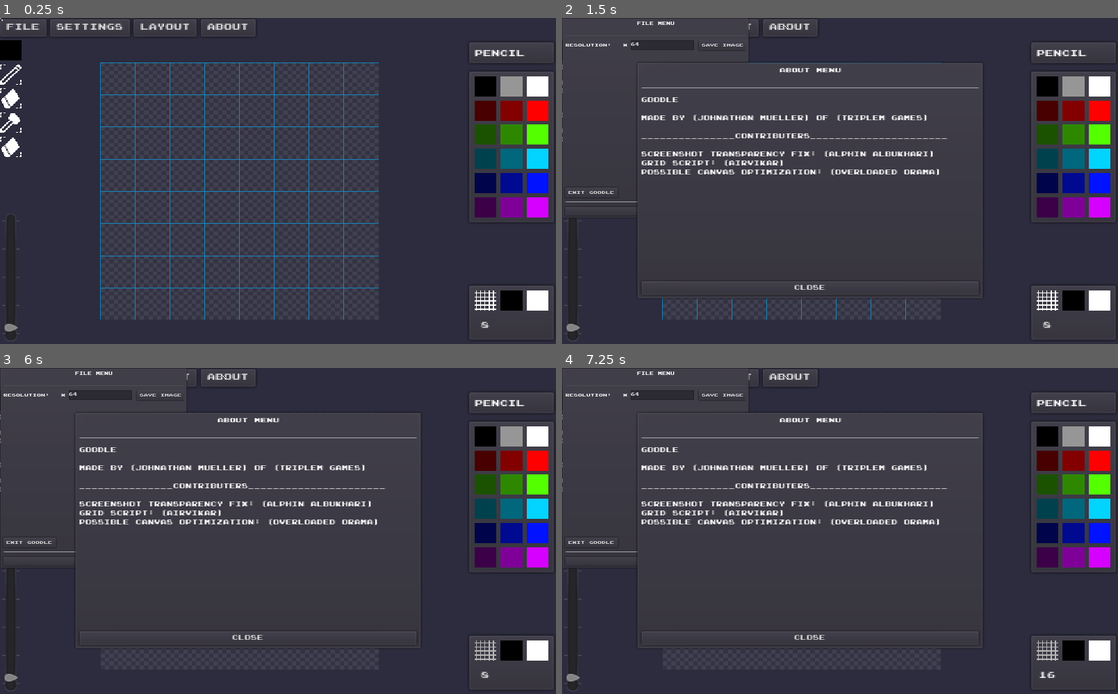
Above: before the commit, frames 1-4 (two rows, left to right).
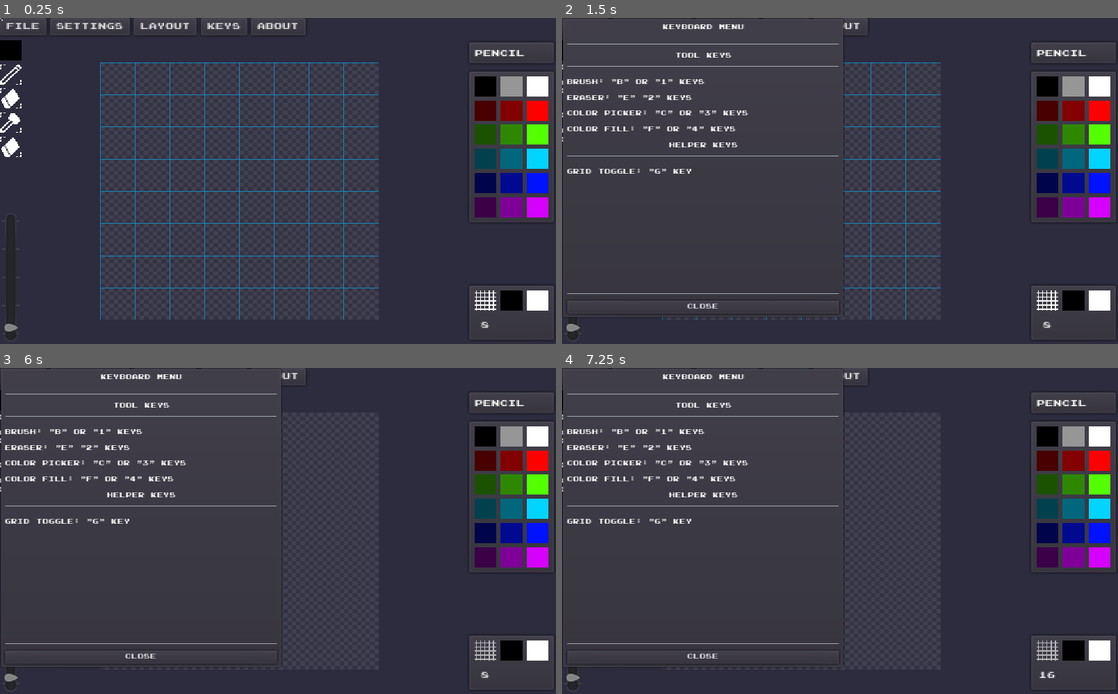
Above: after the commit, the same moments.

Repository: Mainman002/Goodle
Game: Godot game, scene res://Assets/Scenes/MainMenu.tscn
Two runs of this game, one before a commit and one after it. Both use one fixed random seed, a clock stepped at 60 frames per second and the inputs below. The engine's default icon, where the game draws it, is replaced by a stand-in: a white triangle on a blue panel in a dark square.
Inputs (mouse positions are in pixels of both pictures, inside the frame that each line leads up to):
- Up to frame 1 (0.25 s): no input
- Up to frame 2 (1.5 s): click (784, 27) at 0.5 s, where only the run after the commit has a clickable "Keys"; click "File" at 1.25 s
- Up to frame 3 (6 s): click "Layout" at 2 s; click (11, 423) at 2.77 s; click (11, 449) at 3.52 s; click (11, 472) at 4.27 s; click (11, 498) at 5.02 s; click (483, 651) at 5.75 s
- Up to frame 4 (7.25 s): click "8" at 6.5 s

The runs differ from the first frame. In frame 1, 0.7% of the frame differs, in the area x 0-55%, y 0-6%; in frame 2, 5.9%, in the area x 0-76%, y 0-93%; in frame 3, 5.3%; in frame 4, 5.3%.

Commit message:
Add keyboard info panel

Diff:
--- a/Project Files/Assets/Scenes/MainMenu.tscn
+++ b/Project Files/Assets/Scenes/MainMenu.tscn
@@ -110,11 +110,11 @@
 rect_min_size = Vector2( 14.11, 20 )
 
 [node name="TopBarVB1" type="GridContainer" parent="MainVB/TopBar"]
-margin_right = 244.0
-margin_bottom = 19.0
-size_flags_horizontal = 0
-size_flags_vertical = 4
-columns = 4
+margin_right = 512.0
+margin_bottom = 20.0
+size_flags_horizontal = 3
+size_flags_vertical = 5
+columns = 5
 
 [node name="b1" type="Button" parent="MainVB/TopBar/TopBarVB1"]
 margin_right = 44.0
@@ -150,9 +150,21 @@
 script = ExtResource( 3 )
 PanelNode = "LayoutPanel"
 
+[node name="b5" type="Button" parent="MainVB/TopBar/TopBarVB1"]
+margin_left = 192.0
+margin_right = 236.0
+margin_bottom = 19.0
+focus_mode = 0
+custom_fonts/font = ExtResource( 2 )
+action_mode = 0
+enabled_focus_mode = 0
+text = "Keys"
+script = ExtResource( 3 )
+PanelNode = "KeyboardPanel"
+
 [node name="b3" type="Button" parent="MainVB/TopBar/TopBarVB1"]
-margin_left = 192.0
-margin_right = 244.0
+margin_left = 240.0
+margin_right = 292.0
 margin_bottom = 19.0
 focus_mode = 0
 custom_fonts/font = ExtResource( 2 )
@@ -860,6 +872,7 @@
 margin_top = -1.0
 margin_right = 346.0
 margin_bottom = 399.0
+rect_scale = Vector2( 1.5, 1.5 )
 script = ExtResource( 4 )
 __meta__ = {
 "_edit_use_anchors_": false
@@ -1029,6 +1042,7 @@
 margin_top = -1.0
 margin_right = 347.0
 margin_bottom = 398.0
+rect_scale = Vector2( 1.5, 1.5 )
 script = ExtResource( 4 )
 __meta__ = {
 "_edit_use_anchors_": false
@@ -1348,6 +1362,7 @@
 margin_top = -1.0
 margin_right = 347.0
 margin_bottom = 398.0
+rect_scale = Vector2( 1.5, 1.5 )
 script = ExtResource( 4 )
 __meta__ = {
 "_edit_use_anchors_": false
@@ -1513,6 +1528,174 @@
 size_flags_horizontal = 3
 
 [node name="Close" type="Button" parent="LayoutPanel/LayoutVB"]
+margin_top = 366.0
+margin_right = 334.0
+margin_bottom = 385.0
+custom_fonts/font = ExtResource( 2 )
+text = "Close"
+script = ExtResource( 28 )
+
+[node name="KeyboardPanel" type="PanelContainer" parent="."]
+visible = false
+margin_left = -1.0
+margin_top = -1.0
+margin_right = 347.0
+margin_bottom = 398.0
+rect_scale = Vector2( 1.5, 1.5 )
+script = ExtResource( 4 )
+__meta__ = {
+"_edit_use_anchors_": false
+}
+
+[node name="LayoutVB" type="VBoxContainer" parent="KeyboardPanel"]
+margin_left = 7.0
+margin_top = 7.0
+margin_right = 341.0
+margin_bottom = 392.0
+size_flags_horizontal = 3
+size_flags_vertical = 3
+
+[node name="HeaderVB" type="VBoxContainer" parent="KeyboardPanel/LayoutVB"]
+margin_right = 334.0
+margin_bottom = 20.0
+rect_min_size = Vector2( 20, 20 )
+size_flags_horizontal = 3
+
+[node name="Label" type="Label" parent="KeyboardPanel/LayoutVB/HeaderVB"]
+margin_right = 334.0
+margin_bottom = 13.0
+custom_fonts/font = ExtResource( 2 )
+text = "Keyboard Menu"
+align = 1
+valign = 1
+
+[node name="HSeparator" type="HSeparator" parent="KeyboardPanel/LayoutVB"]
+margin_top = 24.0
+margin_right = 334.0
+margin_bottom = 34.0
+rect_min_size = Vector2( 0, 10 )
+size_flags_horizontal = 3
+
+[node name="LayoutSC" type="ScrollContainer" parent="KeyboardPanel/LayoutVB"]
+margin_top = 38.0
+margin_right = 334.0
+margin_bottom = 348.0
+rect_min_size = Vector2( 64, 64 )
+mouse_filter = 2
+size_flags_horizontal = 5
+size_flags_vertical = 3
+scroll_horizontal_enabled = false
+
+[node name="LayoutVB" type="VBoxContainer" parent="KeyboardPanel/LayoutVB/LayoutSC"]
+margin_right = 334.0
+margin_bottom = 310.0
+size_flags_horizontal = 3
+size_flags_vertical = 3
+custom_constants/separation = 10
+
+[node name="Tool Keys" type="VBoxContainer" parent="KeyboardPanel/LayoutVB/LayoutSC/LayoutVB"]
+margin_right = 334.0
+margin_bottom = 27.0
+
+[node name="Label" type="Label" parent="KeyboardPanel/LayoutVB/LayoutSC/LayoutVB/Tool Keys"]
+margin_right = 334.0
+margin_bottom = 13.0
+custom_fonts/font = ExtResource( 2 )
+text = "Tool Keys"
+align = 1
+
+[node name="HSeparator" type="HSeparator" parent="KeyboardPanel/LayoutVB/LayoutSC/LayoutVB/Tool Keys"]
+margin_top = 17.0
+margin_right = 334.0
+margin_bottom = 27.0
+rect_min_size = Vector2( 0, 10 )
+size_flags_horizontal = 3
+
+[node name="InfoPanelToggle" type="HBoxContainer" parent="KeyboardPanel/LayoutVB/LayoutSC/LayoutVB"]
+visible = false
+margin_top = 37.0
+margin_right = 334.0
+margin_bottom = 61.0
+size_flags_horizontal = 3
+custom_constants/separation = 10
+
+[node name="Label" type="Label" parent="KeyboardPanel/LayoutVB/LayoutSC/LayoutVB/InfoPanelToggle"]
+margin_top = 5.0
+margin_right = 40.0
+margin_bottom = 18.0
+custom_fonts/font = ExtResource( 2 )
+text = "Info:"
+
+[node name="InfoPanelBtn" type="CheckBox" parent="KeyboardPanel/LayoutVB/LayoutSC/LayoutVB/InfoPanelToggle"]
+margin_left = 50.0
+margin_right = 74.0
+margin_bottom = 24.0
+custom_fonts/font = ExtResource( 2 )
+script = ExtResource( 34 )
+node_toggle = [ NodePath("../../../../../../MainVB/MainHB/Side2/Side2Header") ]
+
+[node name="BrushKey" type="Label" parent="KeyboardPanel/LayoutVB/LayoutSC/LayoutVB"]
+margin_top = 37.0
+margin_right = 334.0
+margin_bottom = 50.0
+custom_fonts/font = ExtResource( 2 )
+text = "Brush: \"B\" or \"1\" Keys"
+
+[node name="EraserKey" type="Label" parent="KeyboardPanel/LayoutVB/LayoutSC/LayoutVB"]
+margin_top = 60.0
+margin_right = 334.0
+margin_bottom = 73.0
+custom_fonts/font = ExtResource( 2 )
+text = "Eraser: \"E\" \"2\" Keys"
+
+[node name="ColorPickerKey" type="Label" parent="KeyboardPanel/LayoutVB/LayoutSC/LayoutVB"]
+margin_top = 83.0
+margin_right = 334.0
+margin_bottom = 96.0
+custom_fonts/font = ExtResource( 2 )
+text = "Color Picker: \"C\" or \"3\" Keys"
+
+[node name="ColorFillKey" type="Label" parent="KeyboardPanel/LayoutVB/LayoutSC/LayoutVB"]
+margin_top = 106.0
+margin_right = 334.0
+margin_bottom = 119.0
+custom_fonts/font = ExtResource( 2 )
+text = "Color Fill: \"F\" or \"4\" Keys"
+
+[node name="Helper Keys" type="VBoxContainer" parent="KeyboardPanel/LayoutVB/LayoutSC/LayoutVB"]
+margin_top = 129.0
+margin_right = 334.0
+margin_bottom = 156.0
+
+[node name="Label" type="Label" parent="KeyboardPanel/LayoutVB/LayoutSC/LayoutVB/Helper Keys"]
+margin_right = 334.0
+margin_bottom = 13.0
+custom_fonts/font = ExtResource( 2 )
+text = "Helper Keys"
+align = 1
+
+[node name="HSeparator" type="HSeparator" parent="KeyboardPanel/LayoutVB/LayoutSC/LayoutVB/Helper Keys"]
+margin_top = 17.0
+margin_right = 334.0
+margin_bottom = 27.0
+rect_min_size = Vector2( 0, 10 )
+size_flags_horizontal = 3
+
+[node name="ToggleGridKey" type="Label" parent="KeyboardPanel/LayoutVB/LayoutSC/LayoutVB"]
+margin_top = 166.0
+margin_right = 334.0
+margin_bottom = 179.0
+custom_fonts/font = ExtResource( 2 )
+text = "Grid Toggle: \"G\" Key"
+
+[node name="HSeparator2" type="HSeparator" parent="KeyboardPanel/LayoutVB"]
+margin_top = 352.0
+margin_right = 334.0
+margin_bottom = 362.0
+rect_min_size = Vector2( 0, 10 )
+size_flags_horizontal = 3
+
+[node name="Close" type="Button" parent="KeyboardPanel/LayoutVB"]
 margin_top = 366.0
 margin_right = 334.0
 margin_bottom = 385.0
